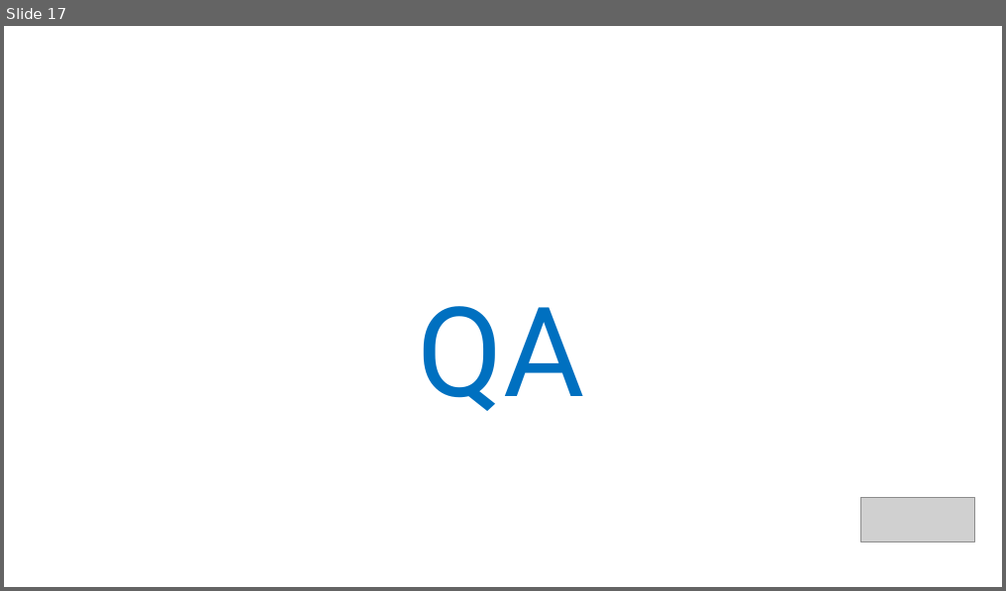
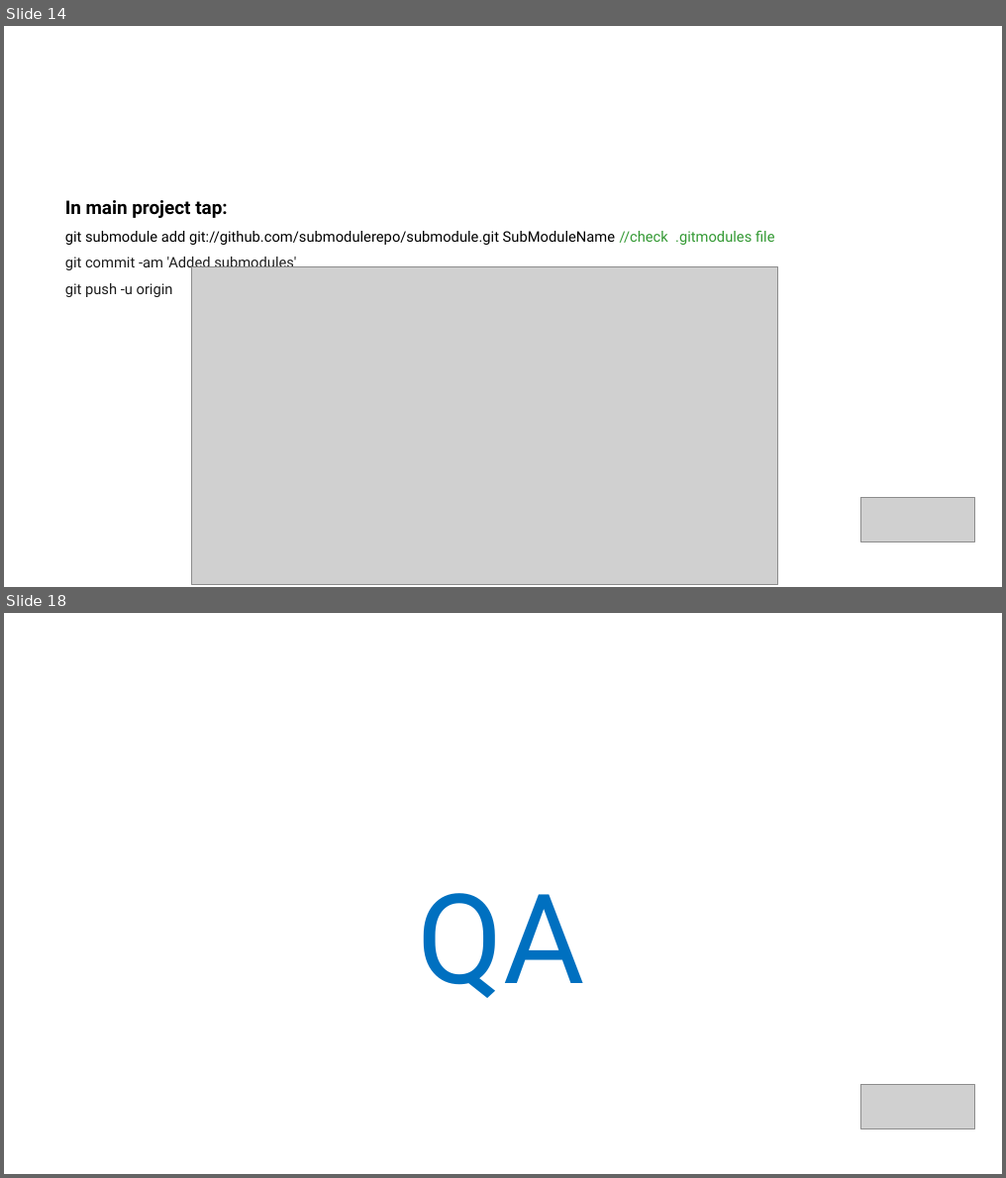
Before and after one commit to vitaliiTolmachov/Presentation, a slide deck: Presentation_easypay.pptx. Shown one above the other, each under a label of ours: slide 17 before the commit, slides 14 and 18 after it; the slides between them are not shown. The pictures are 1006x591 and 1006x1178 pixels, drawn with LibreOffice and Linux fonts; fonts in the diff are those of the drawing; grey boxes stand for pictures; background and template pictures are left out. Boxes give left, top, right and bottom in pixels: in the first picture for what was removed or moved away, otherwise in the second. Text is boxed around its words. In the diff, an @@ line names an element or a change of style, - is before the commit and + after.

Commit message:
Add submodules

```diff
--- a/Presentation_easypay.pptx
+++ b/Presentation_easypay.pptx
@@ slide 14 added at <box>4,26,1002,587</box>, background picture (left out) @@
@@ text added at <box>56,71,917,115</box>, 30 pt, text #FFFFFF @@
+How 2 Add
@@ page number added at <box>927,59,983,116</box>, 30 pt, text #FFFFFF @@
+14
@@ text added at <box>65,200,775,297</box>, 14 pt, text #000000 @@
+In main project tap:
+git submodule add git://github.com/submodulerepo/submodule.git SubModuleName //check .gitmodules file
+git commit -am 'Added submodules'
+git push -u origin
@@ picture added at <box>192,267,778,585</box> @@
@@ picture added at <box>861,497,974,543</box> @@
@@ what was slide 17 is now slide 18 @@
```
Also in this commit, not shown: 2 slides changed, 2 other slides added, 2 slides removed.
